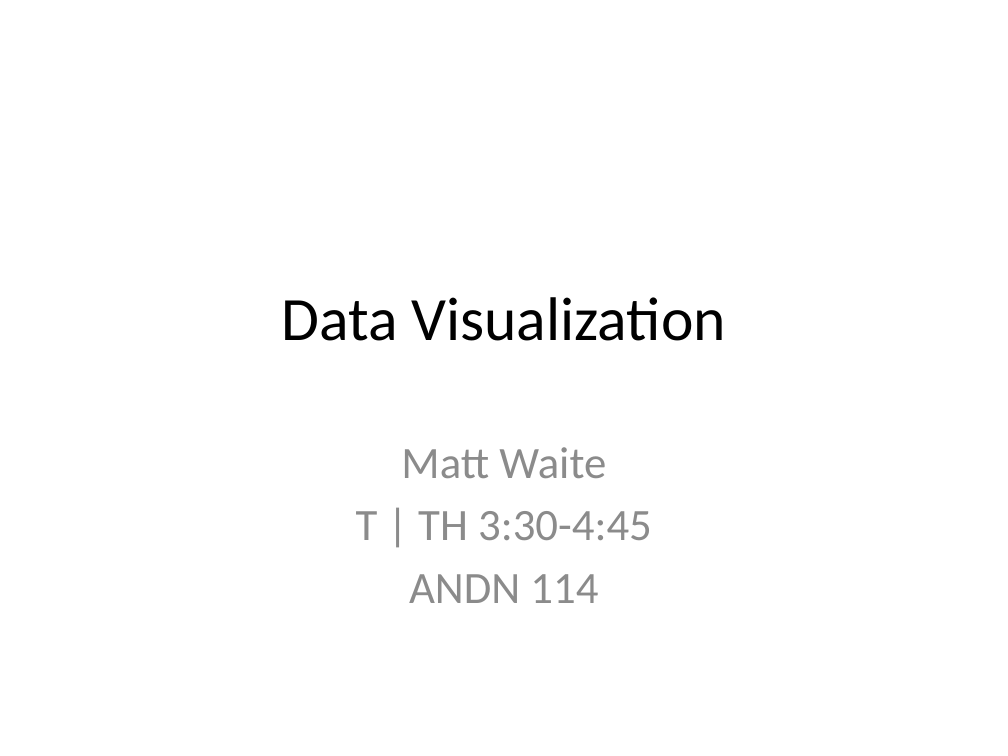
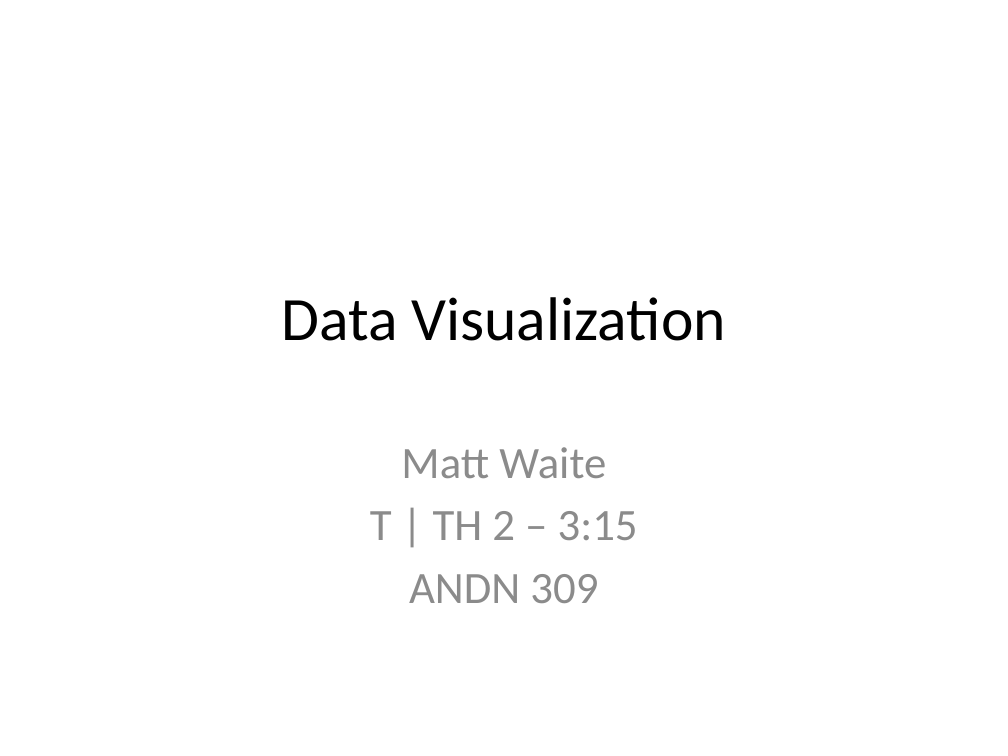
Before and after one commit to mattwaite/JOUR491-Data-Visualization, a slide deck: slide 1 of Lectures/Class1_Introductions.pptx. Drawn at 1008x756 pixels with LibreOffice and Linux fonts; fonts in the diff are those of the drawing. Boxes give left, top, right and bottom in pixels: in the first picture for what was removed or moved away, otherwise in the second. Text is boxed around its words. In the diff, an @@ line names an element or a change of style, - is before the commit and + after.

```diff
--- a/Lectures/Class1_Introductions.pptx
+++ b/Lectures/Class1_Introductions.pptx
@@ subtitle at (370, 511, 638, 603): text changed @@
-T | TH 3:30-4:45
-ANDN 114
+T | TH 2 – 3:15
+ANDN 309
```
Also in this commit, not shown: 1 other slide changed, 2 other files.
